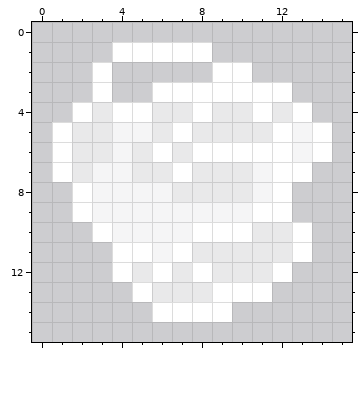
Edited in one commit: pixel-art file (assets/bag.aseprite). That is the earlier state.
16x16 pixels, 1 frame.
New version:
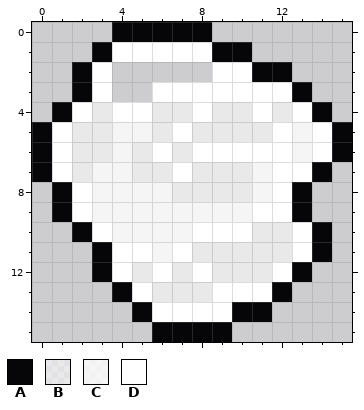
Palette (. is transparent): A #060608  B #ffffff8e  C #ffffffcd  D #ffffff
From old to new:
Changed rows in their new state; - is an unchanged pixel.
first column x 0:
 0 ----AAAAA-------
 1 ---A-----AA-----
 2 --A--------AA---
 3 --A----------A--
 4 -A------------A-
 5 A--------------A
 6 A--------------A
 7 A-------------A-
 8 -A-----------A--
 9 -A-----------A--
10 --A-----------A-
11 ---A----------A-
12 ---A---------A--
13 ----A-------A---
14 -----A----AA----
15 ------AAAA------
